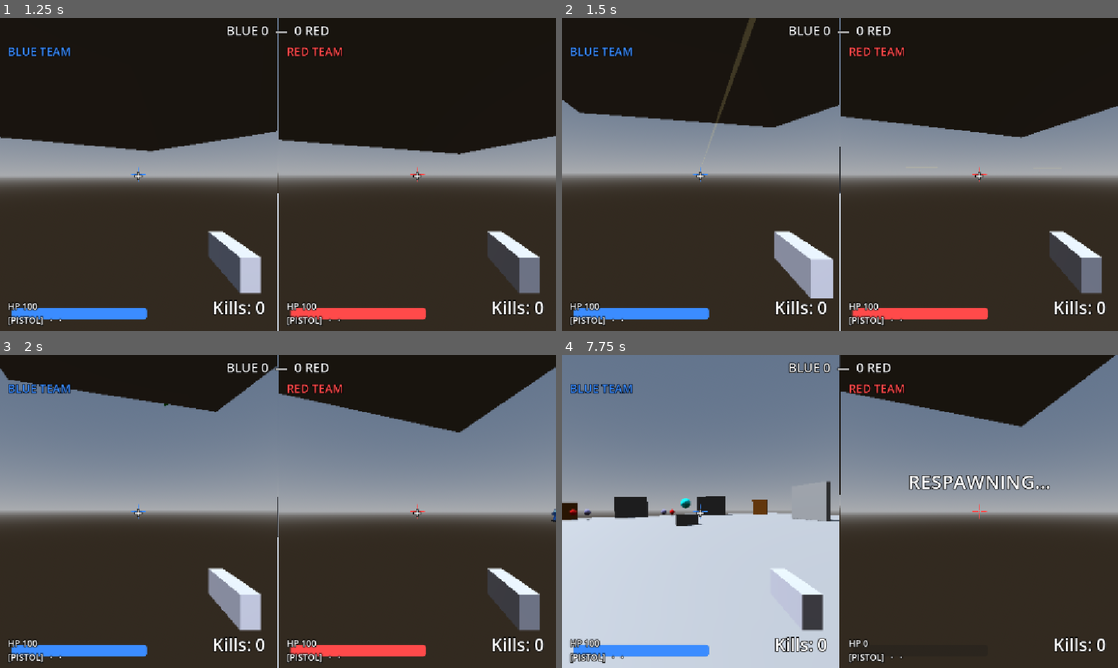
Above: before the commit, frames 1-4 (two rows, left to right).
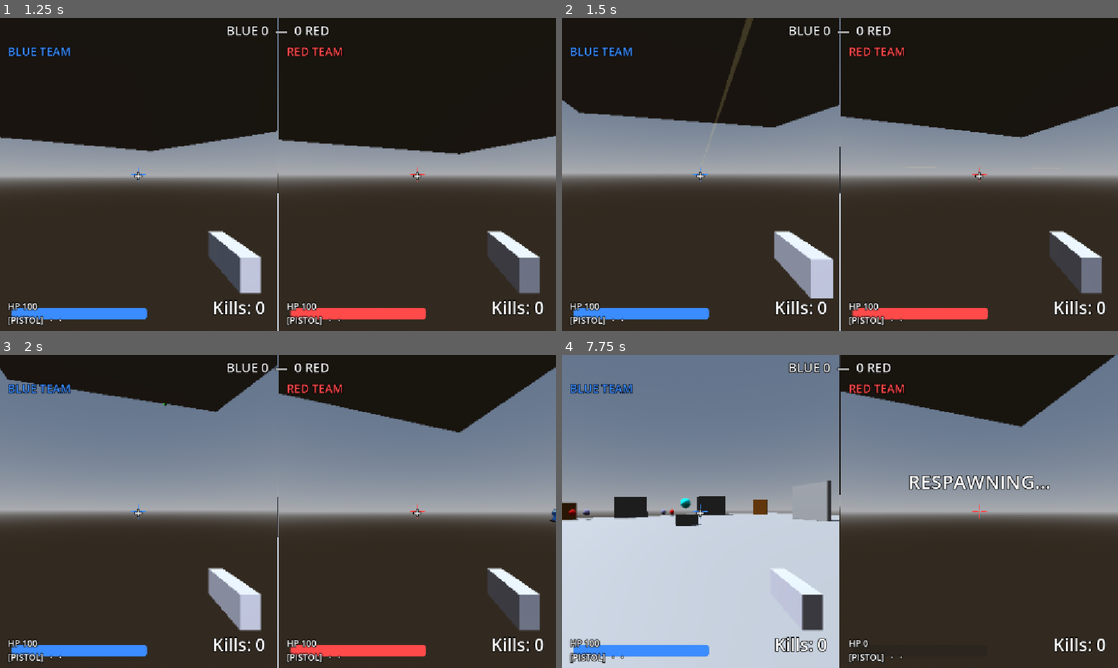
Above: after the commit, the same moments.

Repository: Ryan-M-Smith/SkillIssue
Game: Godot game, scene res://modes/duo_sandbox.tscn
Two runs of this game, one before a commit and one after it. Both use one fixed random seed, a clock stepped at 60 frames per second and the inputs below. This scene is started directly instead of the project's main scene.
Inputs (mouse positions are in pixels of both pictures, inside the frame that each line leads up to):
- Up to frame 1 (1.25 s): tap Enter (ui_accept) at 0.5, 0.77 s; move the mouse to (305, 174) at 0.52 s; hold W (ui_up) from 0.53 s (still down); click (305, 174) at 0.6 s; tap Q at 0.8 s
- Up to frame 2 (1.5 s): keep holding W (ui_up); move the mouse to (812, 174) at 1.27 s; tap Q at 1.35 s; click (812, 174) at 1.42 s
- Up to frame 3 (2 s): keep holding W (ui_up); tap Enter (ui_accept) at 1.52 s; tap U at 1.55 s
- Up to frame 4 (7.75 s): move the mouse to (851, 505) at 2.02 s; tap U at 2.1, 3.8, 4.35, 6.05 s; click (851, 505) at 2.3 s; tap Enter (ui_accept) at 2.75, 3.02, 3.5, 3.77, 4.25, 4.52, 5, 6.02, 6.77, 7.52 s; move the mouse to (834, 517) at 2.77 s; click (834, 517) at 2.85 s; tap Q at 3.05, 3.6, 5.3, 7.55 s; move the mouse to (878, 514) at 3.52 s; click (878, 514) at 3.67 s; move the mouse to (795, 508) at 4.27 s; click (795, 508) at 4.55 s; move the mouse to (845, 511) at 5.02 s; tap Ctrl at 5.1 s; click (845, 511) at 5.17 s; move the mouse to (817, 505) at 5.77 s; release W (ui_up) at 5.78 s; hold D (ui_right) 5.78-6.53 s; tap Space at 5.85 s; click (817, 505) at 5.92 s; move the mouse to (867, 511) at 6.52 s; hold W (ui_up) from 6.53 s (still down); tap 1 at 6.6 s; click (867, 511) at 6.8 s; move the mouse to (812, 511) at 7.27 s; tap L at 7.35 s; click (812, 511) at 7.42 s

Frame 1 is identical in both runs. In frame 2, 0.2% of the frame differs, in the area x 0-47%, y 0-35%; in frame 3, less than 0.1%; in frame 4, 0.2%.

Commit message:
Fix phone movement controls to match the gesture spec
Companion (movement phone):
- Walking forward was reversed: tilting the top away lowers DeviceMotion
  beta, so the forward sign is now -1.
- Jump and crouch are now quick pitch flicks (back = jump, forward =
  crouch). They used to read up/down hand impulses and were blocked by
  any rotation over 110 deg/s, so a flick could never fire.
- Crouch toggles (flick forward again to stand) instead of a 1.5 s timer.
- Sprint toggles with a quick side-to-side shake instead of a held tilt.
- Only one gesture registers at a time: a 1 s lock plus the phone must
  settle (back at neutral, or held still) before the next one, and a
  gesture's own motion never turns into walking or strafing.
- Crouch and sprint are exclusive; a jump flick while crouched stands up.
- Motion lab shows sprint/stand counts, gesture lock state and updated
  instructions.

Game (Godot):
- Sprint is implemented end to end: InputRouter routes the `sprint`
  action (pressed = state, no pressed = toggle), PhoneDuoController and
  DuoInput carry it, MovementComponent uses MovementStats.sprint_speed
  when moving forward and not crouched. Keyboard: hold Q / U.

Docs: gesture-to-message table in docs/network-protocol.md.

Diff:
--- a/apps/game/components/movement_component.gd
+++ b/apps/game/components/movement_component.gd
@@ -50,8 +50,10 @@
 	_crouch_amount = move_toward(_crouch_amount, 1.0 if crouching else 0.0, stats.crouch_speed_lerp * delta)
 	_apply_crouch()
 
-	# --- horizontal velocity
-	var speed := lerpf(stats.walk_speed, stats.crouch_speed, _crouch_amount)
+	# --- horizontal velocity (sprint only speeds up forward movement, never a crouch)
+	var sprinting := input.sprint and not crouching and input.move.y > 0.1
+	var base_speed: float = stats.sprint_speed if sprinting else stats.walk_speed
+	var speed := lerpf(base_speed, stats.crouch_speed, _crouch_amount)
 	var target := dir * speed
 	var accel := stats.ground_accel if body.is_on_floor() else stats.air_accel
 	var h := Vector3(body.velocity.x, 0.0, body.velocity.z).move_toward(target, accel * delta)
--- a/apps/game/controllers/duo_input.gd
+++ b/apps/game/controllers/duo_input.gd
@@ -8,6 +8,7 @@
 var move := Vector2.ZERO        ## x = right, y = forward, length 0..1
 var jump := false               ## pressed this frame
 var crouch := false             ## held
+var sprint := false             ## held (the phone toggles it; the game just reads the state)
 # --- gunner (upper body)
 var aim_delta := Vector2.ZERO   ## radians this frame; x = turn right, y = look up
 var fire := false               ## held
@@ -19,6 +20,7 @@
 	move = Vector2.ZERO
 	jump = false
 	crouch = false
+	sprint = false
 	aim_delta = Vector2.ZERO
 	fire = false
 	scope_toggle = false
--- a/apps/game/controllers/keyboard_duo_controller.gd
+++ b/apps/game/controllers/keyboard_duo_controller.gd
@@ -1,7 +1,7 @@
 ## Desk-testing controller: lets one or two people play a full match on one laptop.
-##   Scheme 0 (Blue): WASD move, Space jump, Ctrl crouch, mouse aim (click to capture),
+##   Scheme 0 (Blue): WASD move, Space jump, Ctrl crouch, Q sprint, mouse aim (click to capture),
 ##                    LMB fire, RMB scope, 1/2/3 guns, Esc releases mouse.
-##   Scheme 1 (Red):  IJKL move, Shift jump, N crouch, arrow keys aim,
+##   Scheme 1 (Red):  IJKL move, Shift jump, N crouch, U sprint, arrow keys aim,
 ##                    Enter fire, M scope, 8/9/0 guns.
 class_name KeyboardDuoController
 extends DuoController
@@ -46,6 +46,7 @@
 	if scheme == 0:
 		mv = Vector2(float(_key(KEY_D)) - float(_key(KEY_A)), float(_key(KEY_W)) - float(_key(KEY_S)))
 		input.crouch = input.crouch or _key(KEY_CTRL)
+		input.sprint = input.sprint or _key(KEY_Q)
 		input.fire = input.fire or (captured and Input.is_mouse_button_pressed(MOUSE_BUTTON_LEFT))
 		input.aim_delta += _mouse_accum
 		_mouse_accum = Vector2.ZERO
@@ -58,6 +59,7 @@
 		var turn := Vector2(float(_key(KEY_RIGHT)) - float(_key(KEY_LEFT)), float(_key(KEY_UP)) - float(_key(KEY_DOWN)))
 		input.aim_delta += turn * key_turn_speed * delta
 		input.crouch = input.crouch or _key(KEY_N)
+		input.sprint = input.sprint or _key(KEY_U)
 		input.fire = input.fire or _key(KEY_ENTER)
 		if _pressed_once("jump", _key(KEY_SHIFT)): input.jump = true
 		if _pressed_once("scope", _key(KEY_M)): input.scope_toggle = true
--- a/apps/game/controllers/phone_duo_controller.gd
+++ b/apps/game/controllers/phone_duo_controller.gd
@@ -10,6 +10,7 @@
 
 var _move := Vector2.ZERO
 var _crouch := false
+var _sprint := false
 var _fire := false
 var _aim_accum := Vector2.ZERO
 var _jump_queued := false
@@ -61,6 +62,8 @@
 							_jump_queued = true
 					"crouch":
 						_crouch = held
+					"sprint":
+						_sprint = held
 	elif role == "gunner":
 		match t:
 			"aim":
@@ -83,6 +86,7 @@
 	if role == "mover":
 		_move = Vector2.ZERO
 		_crouch = false
+		_sprint = false
 	else:
 		_fire = false
 		_aim_accum = Vector2.ZERO
@@ -91,6 +95,7 @@
 func poll(input: DuoInput, _delta: float) -> void:
 	input.move += _move
 	input.crouch = input.crouch or _crouch
+	input.sprint = input.sprint or _sprint
 	input.fire = input.fire or _fire
 	input.aim_delta += _aim_accum
 	_aim_accum = Vector2.ZERO
--- a/apps/game/data/movement/movement_stats.gd
+++ b/apps/game/data/movement/movement_stats.gd
@@ -2,6 +2,7 @@
 extends Resource
 
 @export var walk_speed := 6.0
+@export var sprint_speed := 9.5          ## moving forward with sprint on; ignored while crouched
 @export var crouch_speed := 3.0
 @export var ground_accel := 40.0
 @export var air_accel := 12.0
--- a/apps/game/modes/duo_sandbox.gd
+++ b/apps/game/modes/duo_sandbox.gd
@@ -13,8 +13,8 @@
 ##   Nothing is ever saved into the map or main.tscn.
 ##
 ## Controls work from phones (via the relay) and from the keyboard at the same time:
-##   Team A: WASD, Space jump, Ctrl crouch, mouse aim (click to capture), LMB fire, RMB scope, 1/2/3 guns
-##   Team B: IJKL, Shift jump, N crouch, arrow keys aim, Enter fire, M scope, 8/9/0 guns
+##   Team A: WASD, Space jump, Ctrl crouch, hold Q sprint, mouse aim (click to capture), LMB fire, RMB scope, 1/2/3 guns
+##   Team B: IJKL, Shift jump, N crouch, hold U sprint, arrow keys aim, Enter fire, M scope, 8/9/0 guns
 class_name DuoSandbox
 extends Node
 
--- a/apps/game/scripts/input_router.gd
+++ b/apps/game/scripts/input_router.gd
@@ -1,7 +1,7 @@
 ## Autoload `InputRouter`: network events → the right team's PhoneDuoController.
 ## Looks up each event's sender in GameSession (the server-authorized table), checks the
 ## sender's role may send it, and re-emits it in the small format PhoneDuoController reads:
-##   mover:  {t:"move", x, y}  {t:"btn", b:"jump"|"crouch", v:0|1}
+##   mover:  {t:"move", x, y}  {t:"btn", b:"jump"|"crouch"|"sprint", v:0|1}
 ##   gunner: {t:"aim", dx, dy} {t:"btn", b:"fire"|"scope", v:0|1}  {t:"weapon", i}
 ## `broadcast` and `role` events are GameSession's job; this node only routes input.
 extends Node
@@ -20,7 +20,7 @@
 }
 const ANY_ROLE_ACTIONS := ["ready", "interact", "none"]
 ## Valid protocol actions the Duo can't do yet. Accepted and counted, nothing happens.
-const UNSUPPORTED_ACTIONS := ["sprint", "reload", "interact", "none"]
+const UNSUPPORTED_ACTIONS := ["reload", "interact", "none"]
 
 const Motion := preload("res://scripts/network/motion_interpreter.gd")
 
@@ -34,6 +34,7 @@
 var _motion := {}          ## controller_id -> Motion
 var _last_move := {}       ## controller_id -> Vector2 last sent to the Duo
 var _timed := {}           ## "id:button" -> {left, team, role, button}: auto-release for taps
+var _sprinting := {}       ## controller_id -> bool, for `sprint` taps without `pressed` (toggle)
 var _last_action_ts := {}  ## "id:action" -> timestamp, to drop retransmitted one-shots
 var _stats := {
 	"motion": 0, "actions": 0, "unsupported": 0, "dropped": 0,
@@ -122,6 +123,14 @@
 				_emit(info, {"t": "btn", "b": "jump", "v": 1})
 		"crouch":
 			_button(id, info, "crouch", pressed, has_pressed, tap_crouch_seconds)
+		"sprint":
+			# The companion toggles sprint and sends the new state as `pressed`.
+			# Without `pressed`, each sprint event flips it here instead.
+			var on: bool = pressed if has_pressed else not _sprinting.get(id, false)
+			if on and not _gameplay_open():
+				return
+			_sprinting[id] = on
+			_emit(info, {"t": "btn", "b": "sprint", "v": 1 if on else 0})
 		"shoot":
 			_button(id, info, "fire", pressed, has_pressed, tap_fire_seconds)
 		"scope":
@@ -183,12 +192,14 @@
 func _on_controller_assigned(id: String, _team: int, _role: String) -> void:
 	_motion[id] = Motion.new()   # fresh: recalibrates on its first reading
 	_last_move.erase(id)
+	_sprinting.erase(id)
 
 
 ## Disconnect or reassignment: forget the controller and clear that role's input.
 func _on_controller_removed(id: String, team: int, role: String) -> void:
 	_motion.erase(id)
 	_last_move.erase(id)
+	_sprinting.erase(id)
 	for key in _timed.keys():
 		if (key as String).begins_with(id + ":"):
 			_timed.erase(key)
Not shown, changed: apps/companion/src/app/index.tsx
Not shown, changed: apps/companion/src/components/motion-debugger.tsx
Not shown, changed: apps/companion/src/hooks/use-motion-control.ts
Not shown, changed: apps/companion/src/service/motion-control-service.ts
Not shown, changed: apps/companion/src/types/motion.ts
Not shown, changed: apps/game/entities/duo/README.md
Not shown, changed: docs/network-protocol.md
